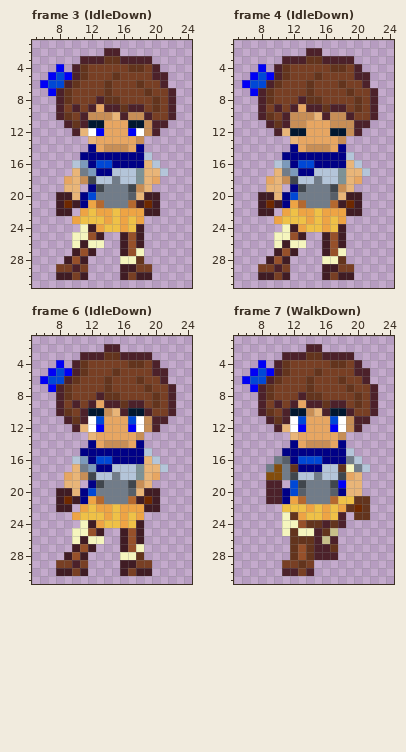
Pixel-art file: sprites/player/Chica.aseprite. This is how it looked before the edit.
32x32 pixels, 11 frames. Shown: frame 3 (IdleDown): x 5..24, y 1..31; frame 4 (IdleDown): x 5..24, y 1..31; frame 6 (IdleDown): x 5..24, y 1..31; frame 7 (WalkDown): x 5..24, y 1..31. The commit also changed other frames, which this record leaves out.
And afterwards:
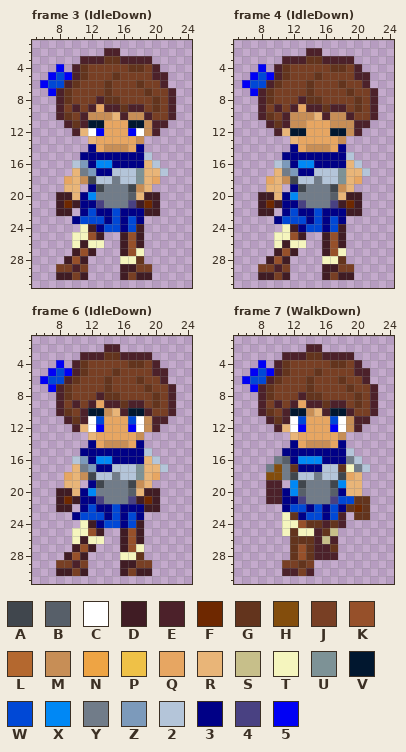
Palette (. is transparent): A #40464d  B #575f69  C #ffffff  D #401c24  E #4c212a  F #6e2800  G #63341d  H #834d0c  J #783f24  K #96502a  L #b4682f  M #c78e56  N #eea444  P #efc147  Q #e7a662  R #e9b578  S #c7bf8a  T #f5f5be  U #7d9296  V #01172f  W #0048d6  X #0088f5  Y #717c89  Z #7c9abb  2 #b4c5d9  3 #000086  4 #494182  5 #0000f5
Commit: update color on majority of frames
Edits made:
Frame 3 (IdleDown), layer "Base/Hair":
The author changed colour N to colour 3 in row 21 at x 12; in row 22 at x 11, 13 to 14 and 16 to 18; in row 23 at x 10, 14, 16 and 18; in row 24 at x 13 and 16.
The author changed colour L to colour 4 in row 21 at x 13 and 17.
The author changed colour P to colour W in row 22 at x 12 and 15; in row 23 at x 11 to 13, 15 and 17; in row 24 at x 14 to 15 and 17.
The author changed colour W to colour X in row 16 at x 13 to 14; in row 20 at x 12.
Frame 4 (IdleDown), layer "Base/Hair": the same change as frame 3 (IdleDown)
Frame 6 (IdleDown), layer "Base/Hair": the same change as frame 3 (IdleDown)
Frame 7 (WalkDown), layer "Base/Hair":
The author changed colour N to colour 3 in row 21 at x 12; in row 22 at x 14, 16 and 18; in row 23 at x 13 and 16.
The author changed colour P to colour 3 in row 22 at x 11.
The author changed colour L to colour 4 in row 21 at x 13 and 17.
The author changed colour P to colour W in row 21 at x 18 to 19; in row 22 at x 12 to 13, 15 and 17; in row 23 at x 14 to 15 and 17.
The author changed colour 5 to colour X in row 19 at x 18.
The author changed colour W to colour X in row 16 at x 13 to 15; in rows 19 to 20 at x 12.
Boxes around the changes in both pictures, in picture pixels (x1, y1, x2, y2):
changed: (72, 160, 144, 232)
changed: (274, 160, 346, 232)
changed: (72, 456, 144, 528)
changed: (282, 456, 354, 520)
